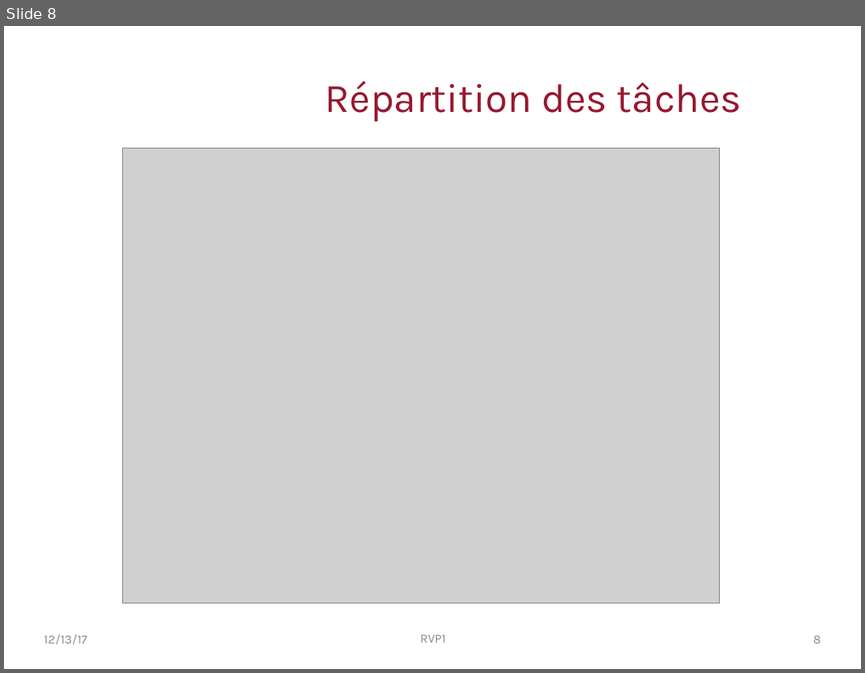
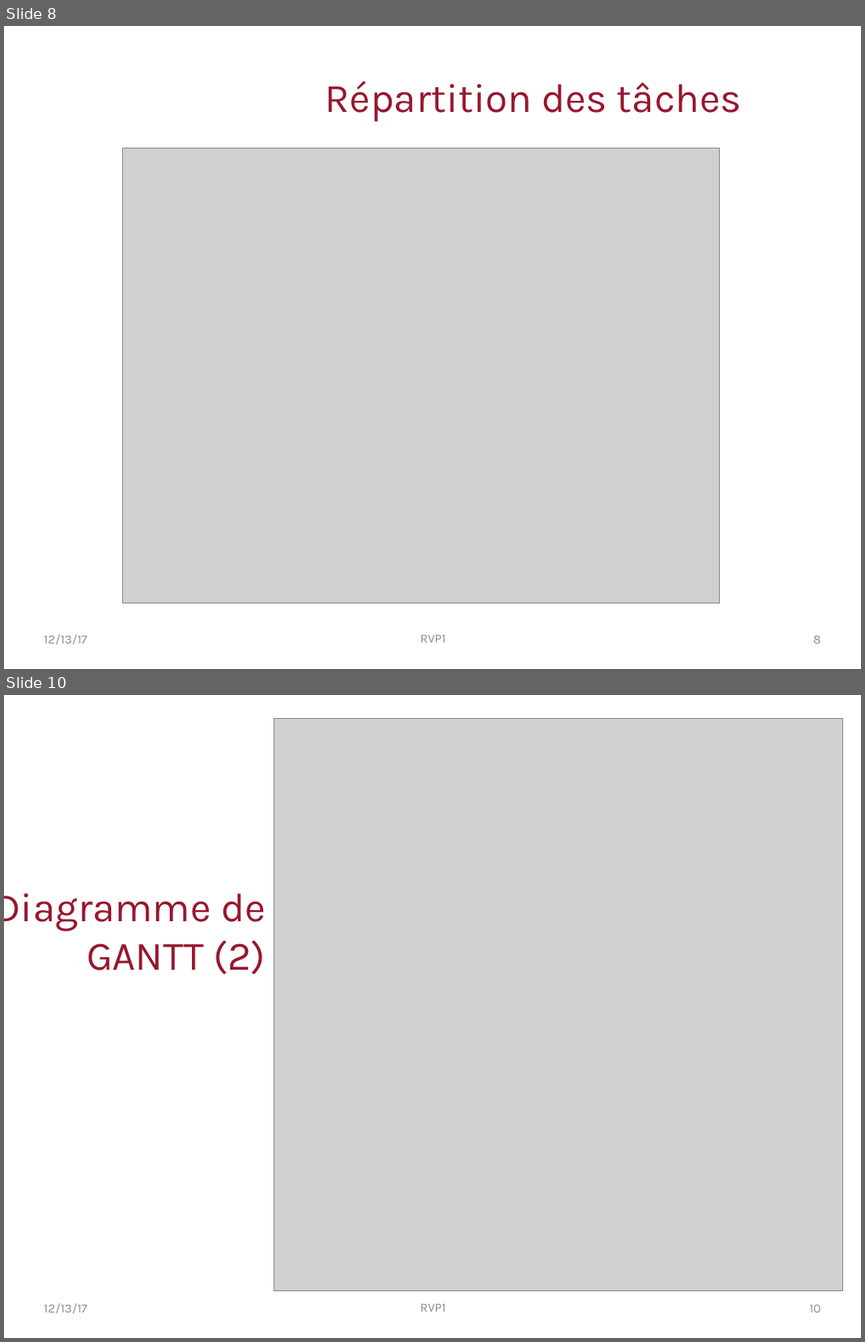
Before and after one commit to PingouinsECL/documents, a slide deck: RVP1.pptx. Shown one above the other, each under a label of ours: slide 8 before the commit, slides 8 and 10 after it; the slides between them are not shown. The pictures are 865x673 and 865x1342 pixels, drawn with LibreOffice and Linux fonts; fonts in the diff are those of the drawing; grey boxes stand for pictures; background and template pictures are left out. Boxes give left, top, right and bottom in pixels: in the first picture for what was removed or moved away, otherwise in the second. Text is boxed around its words. In the diff, an @@ line names an element or a change of style, - is before the commit and + after.

```diff
--- a/RVP1.pptx
+++ b/RVP1.pptx
@@ slide 10 added at (x1=4, y1=695, x2=861, y2=1338), background picture (left out) @@
@@ picture added at (x1=274, y1=718, x2=843, y2=1291) @@
@@ text added at (x1=4, y1=893, x2=266, y2=974), 34 pt, text #96172E @@
+Diagramme de GANTT (2)
@@ text added at (x1=44, y1=1303, x2=87, y2=1313), 10.5 pt, text #8B8B8B @@
+12/13/17
@@ text added at (x1=420, y1=1304, x2=446, y2=1311), 10.5 pt, text #8B8B8B @@
+RVP1
@@ page number added at (x1=809, y1=1304, x2=821, y2=1312), 10.5 pt, text #8B8B8B @@
+10
```
Also in this commit, not shown: 5 slides changed, 3 other slides added.
